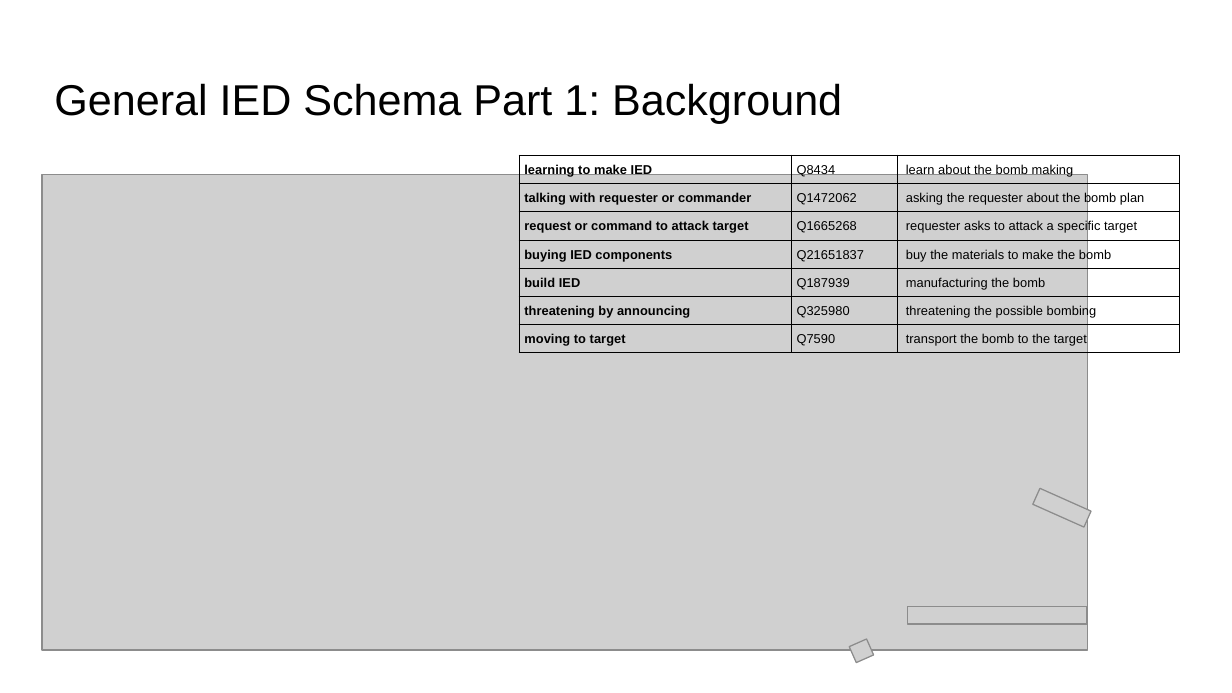
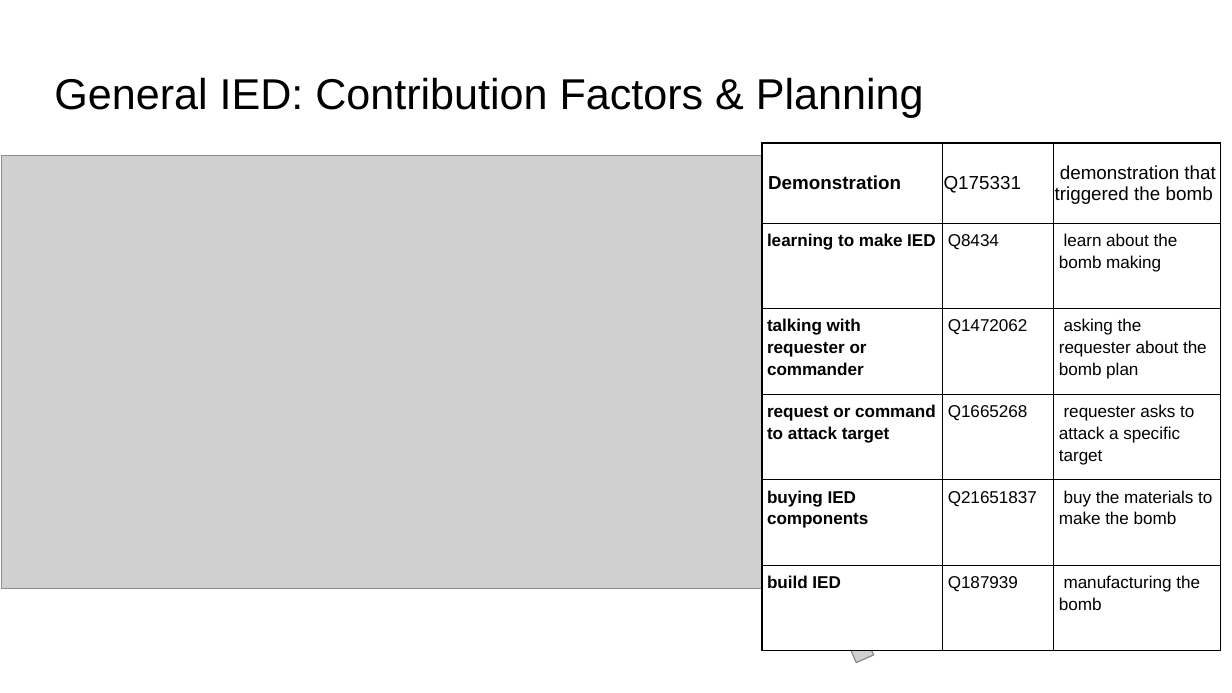
Before and after one commit to RESIN-KAIROS/schemalib, a slide deck: slide 2 of hrf/ied.pptx (slide 6 before the commit). Drawn at 1232x693 pixels with LibreOffice and Linux fonts; fonts in the diff are those of the drawing; grey boxes stand for pictures. Boxes give left, top, right and bottom in pixels: in the first picture for what was removed or moved away, otherwise in the second. Text is boxed around its words. In the diff, an @@ line names an element or a change of style, - is before the commit and + after.

Commit message:
update general IED

```diff
--- a/hrf/ied.pptx
+++ b/hrf/ied.pptx
@@ title at bbox=[54, 77, 924, 118]: text changed @@
-General IED Schema Part 1: Background
+General IED: Contribution Factors & Planning
@@ table at bbox=[761, 143, 1220, 650] @@
+row 1: Demonstration | Q175331 | demonstration that triggered the bomb
-row 6: threatening by announcing | Q325980 | threatening the possible bombing
-row 7: moving to target | Q7590 | transport the bomb to the target
@@ table: place and size @@
-table at bbox=[519, 155, 1179, 352]
+table at bbox=[761, 143, 1220, 650]
@@ picture: place and size @@
-picture at bbox=[42, 175, 1087, 650]
+picture at bbox=[1, 155, 763, 589]
```
Also in this commit, not shown: 3 other slides changed, 1 slide removed, 1 other file.
